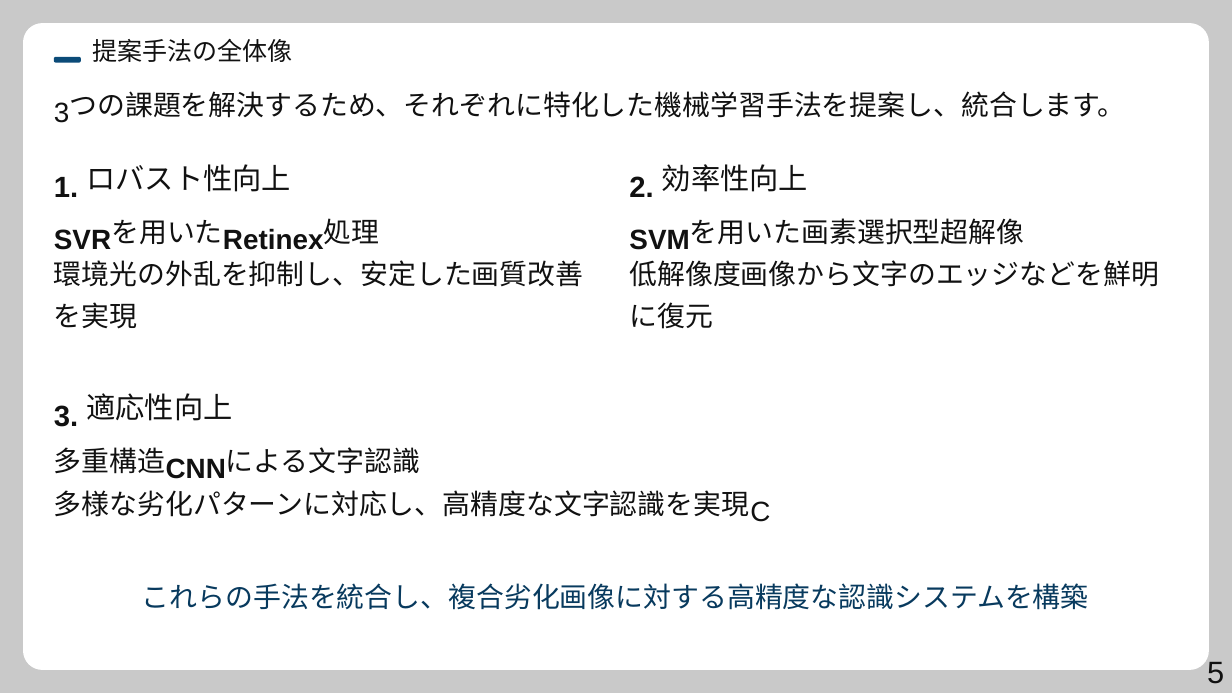
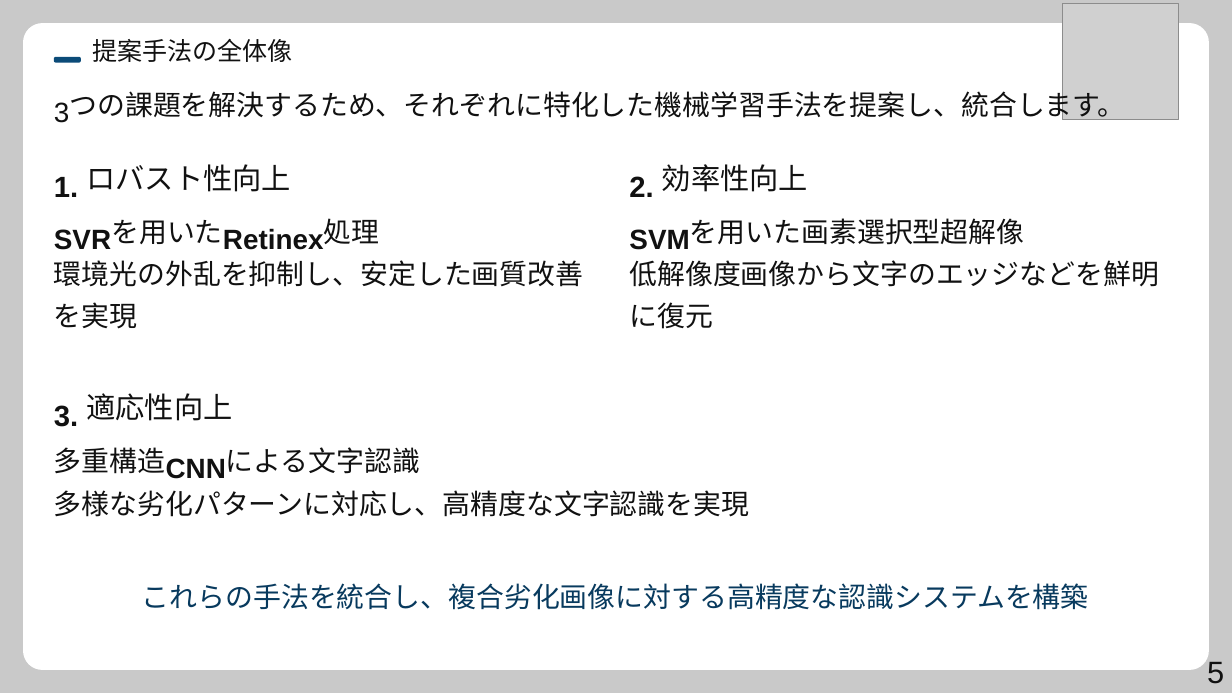
Before and after one commit to syarasyoujyu/create_presentation, a slide deck: slide 5 of data/sample-step3.pptx. Drawn at 1232x693 pixels with LibreOffice and Linux fonts; fonts in the diff are those of the drawing; grey boxes stand for pictures. Boxes give left, top, right and bottom in pixels: in the first picture for what was removed or moved away, otherwise in the second. Text is boxed around its words. In the diff, an @@ line names an element or a change of style, - is before the commit and + after.

```diff
--- a/data/sample-step3.pptx
+++ b/data/sample-step3.pptx
@@ picture added at box(1063, 4, 1178, 119) @@
@@ text removed at box(750, 501, 770, 522) @@
-C
```
Also in this commit, not shown: 13 other slides changed, 6 other files.
